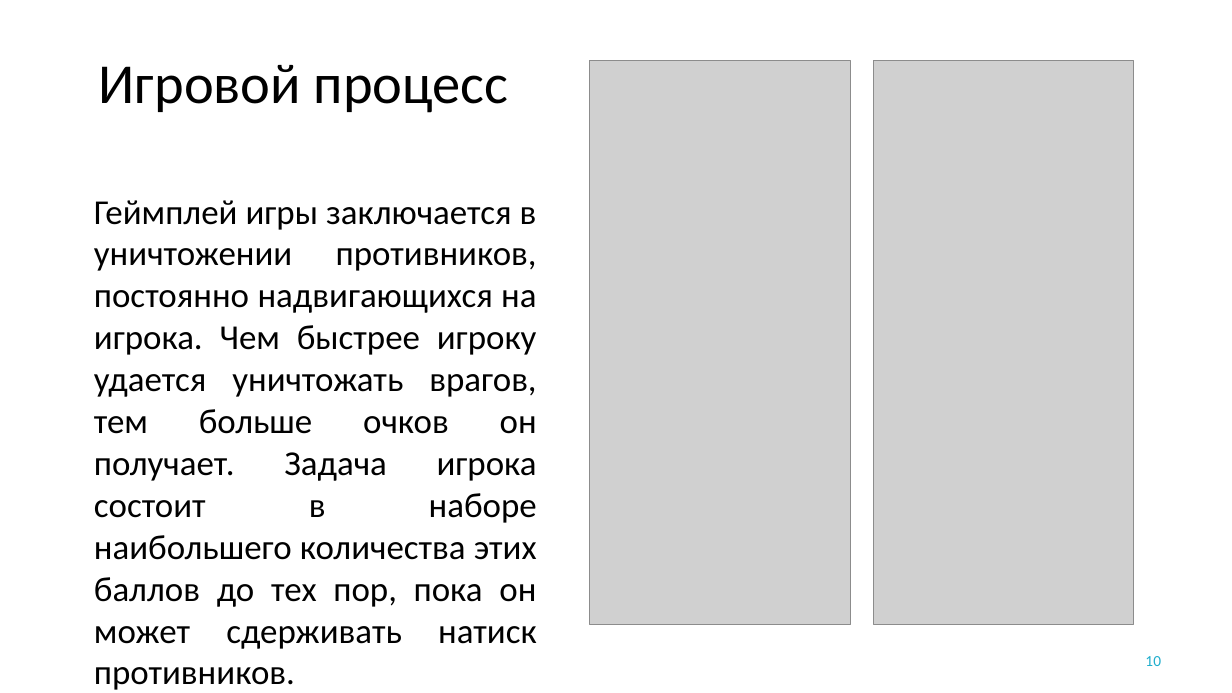
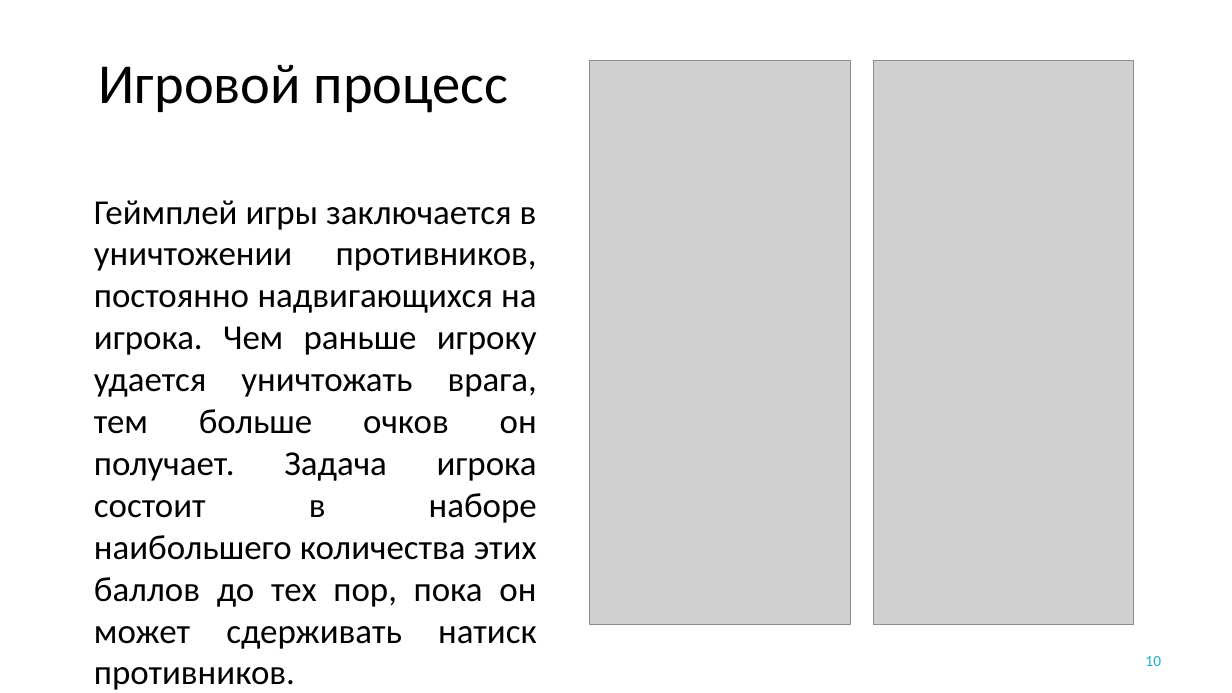
Before and after one commit to YakimenkoIlya/PhantasmagoriaProjectFiles, a slide deck: slide 10 of Якименко Курсовая.pptx. Drawn at 1232x693 pixels with LibreOffice and Linux fonts; fonts in the diff are those of the drawing; grey boxes stand for pictures; background and template pictures are left out. Boxes give left, top, right and bottom in pixels: in the first picture for what was removed or moved away, otherwise in the second. Text is boxed around its words. In the diff, an @@ line names an element or a change of style, - is before the commit and + after.

```diff
--- a/Якименко Курсовая.pptx
+++ b/Якименко Курсовая.pptx
@@ text at (94,200,537,690): text changed @@
-Геймплей игры заключается в уничтожении противников, постоянно надвигающихся на игрока. Чем быстрее игроку удается уничтожать врагов, тем больше очков он получает. Задача игрока состоит в наборе наибольшего количества этих баллов до тех пор, пока он может сдерживать натиск противников.
+Геймплей игры заключается в уничтожении противников, постоянно надвигающихся на игрока. Чем раньше игроку удается уничтожать врага, тем больше очков он получает. Задача игрока состоит в наборе наибольшего количества этих баллов до тех пор, пока он может сдерживать натиск противников.
```
Also in this commit, not shown: 4 other slides changed.
